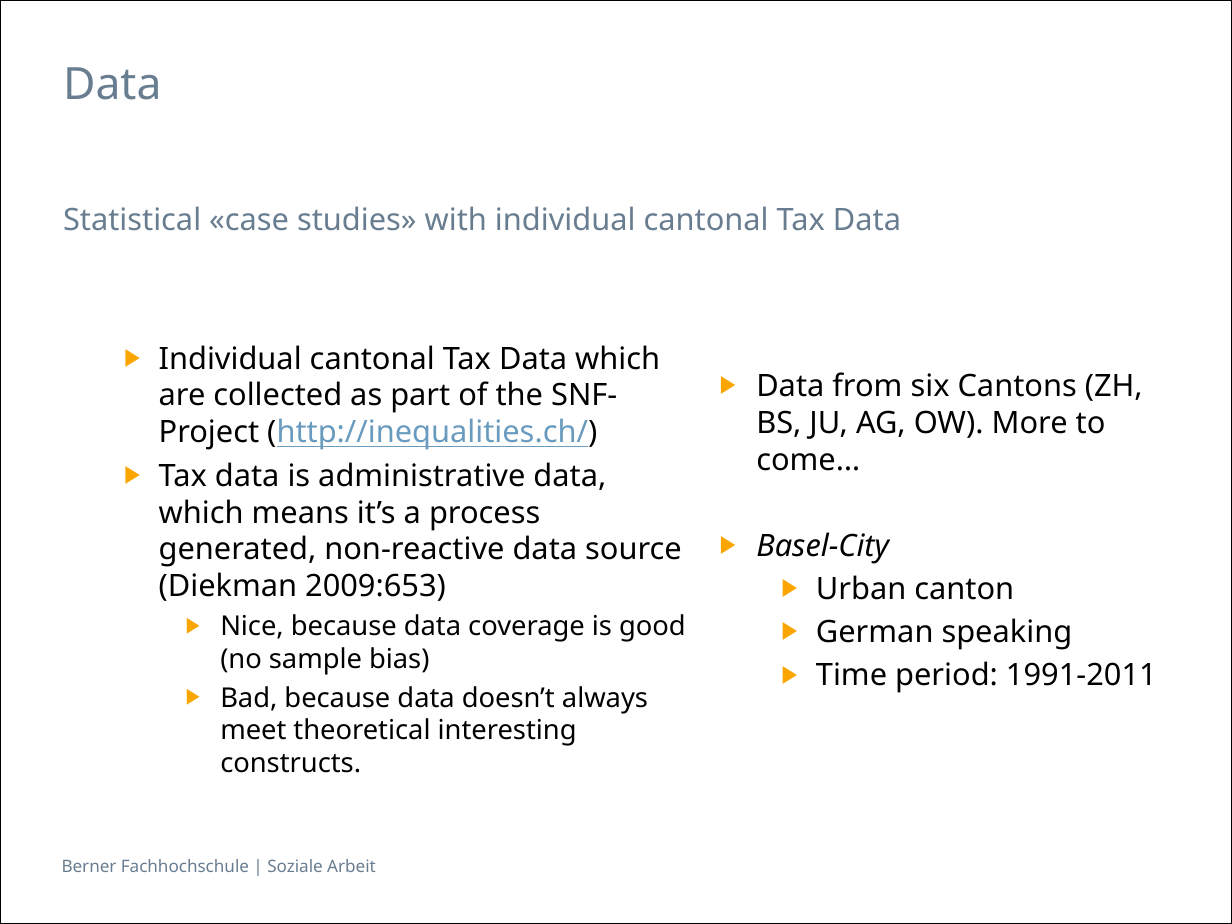
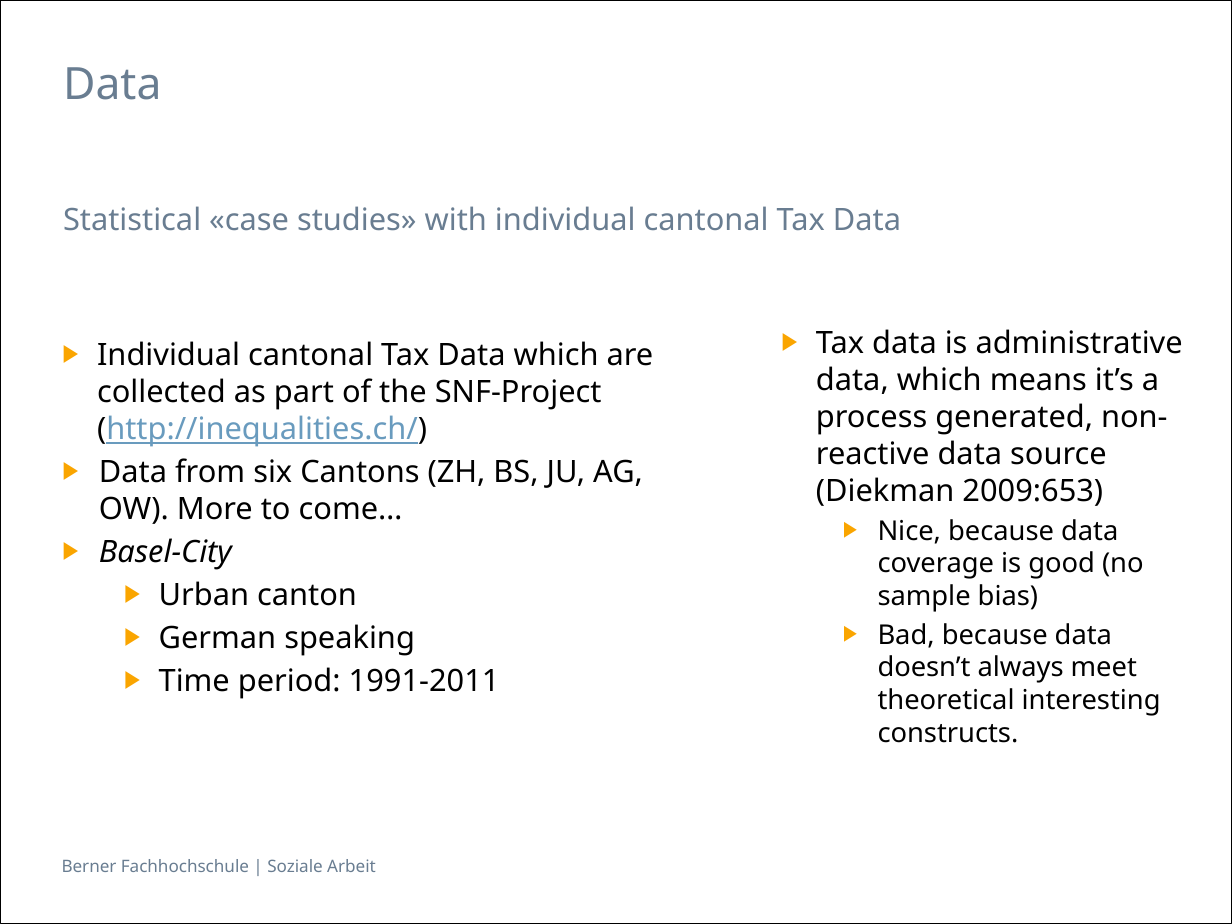
Before and after one commit to hackstutz/neuchatel, a slide deck: slide 6 of presentation/Inequality by Demographic Factors_V6.pptx. Drawn at 1232x924 pixels with LibreOffice and Linux fonts; fonts in the diff are those of the drawing. Boxes give left, top, right and bottom in pixels: in the first picture for what was removed or moved away, otherwise in the second. Text is boxed around its words. In the diff, an @@ line names an element or a change of style, - is before the commit and + after.

```diff
--- a/presentation/Inequality by Demographic Factors_V6.pptx
+++ b/presentation/Inequality by Demographic Factors_V6.pptx
@@ text at bbox=[816, 329, 1183, 743]: text changed; size 18 to 16 pt @@
-  ▶ Data from six Cantons (ZH, BS, JU, AG, OW). More to come…
-▶ Basel-City
-  ▶ Urban canton
-  ▶ German speaking
-  ▶ Time period: 1991-2011
+  ▶ Tax data is administrative data, which means it’s a process generated, non-reactive data source (Diekman 2009:653)
+    ▶ Nice, because data coverage is good (no sample bias)
+    ▶ Bad, because data doesn’t always meet theoretical interesting constructs.
@@ text at bbox=[97, 341, 654, 447]: list level 2 to 1 in "Individual cantonal Tax Data which ..." @@
@@ text at bbox=[99, 458, 643, 699]: text changed; size 16 to 18 pt @@
-  ▶ Tax data is administrative data, which means it’s a process generated, non-reactive data source (Diekman 2009:653)
-    ▶ Nice, because data coverage is good (no sample bias)
-    ▶ Bad, because data doesn’t always meet theoretical interesting constructs.
+  ▶ Data from six Cantons (ZH, BS, JU, AG, OW). More to come…
+▶ Basel-City
+  ▶ Urban canton
+  ▶ German speaking
+  ▶ Time period: 1991-2011
```
Also in this commit, not shown: 2 other slides changed, 1 other file.
